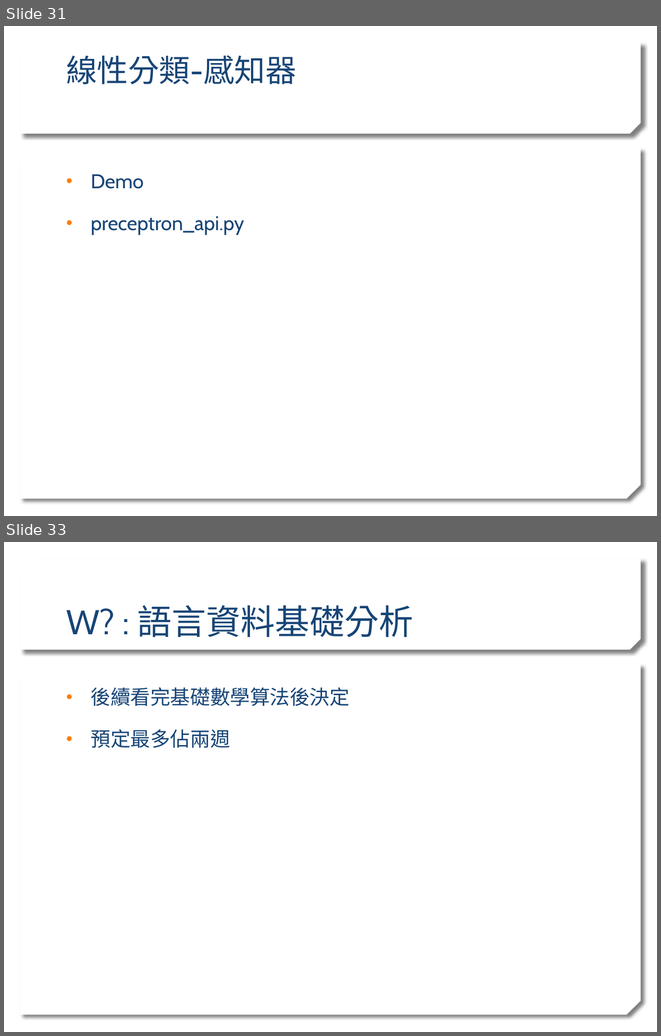
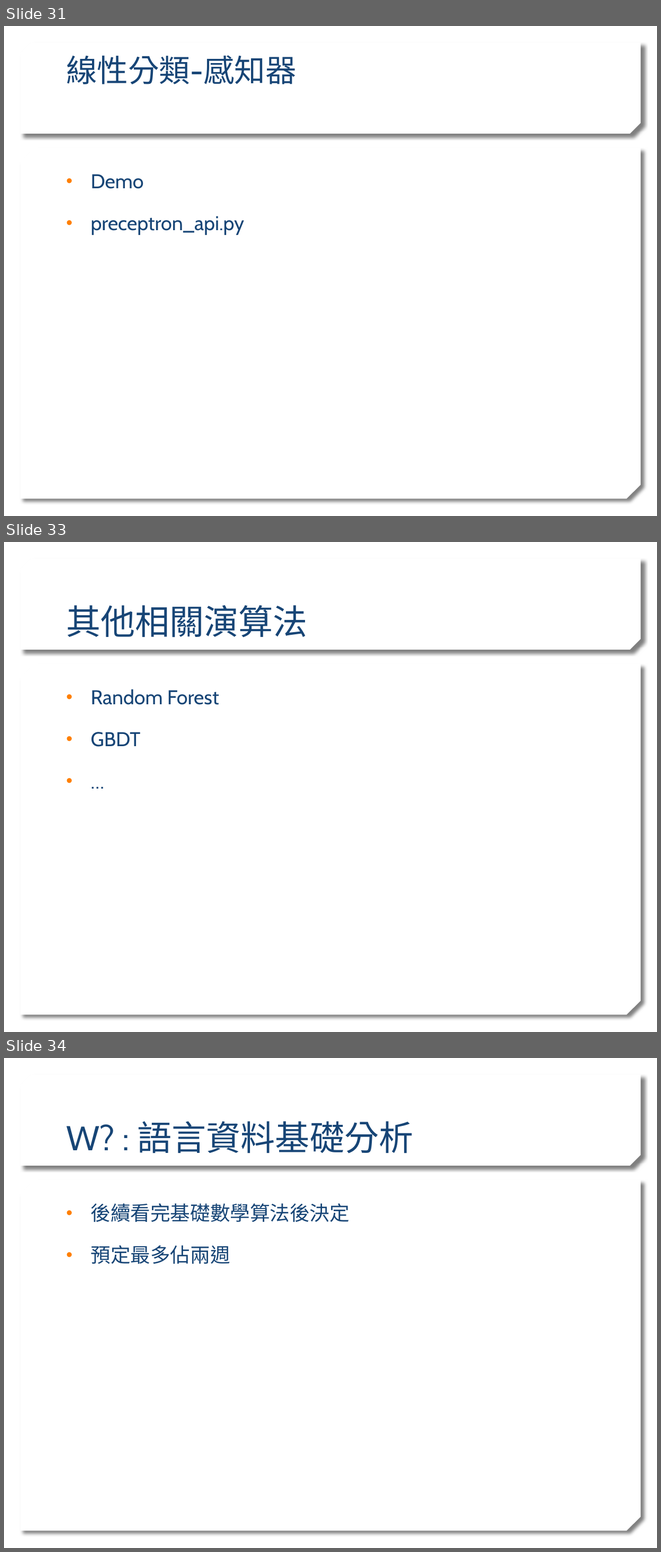
Before and after one commit to stereo720712/2020_Learn_practice_Machine_Learning, a slide deck: ml traing sean_detail.pptx. Shown one above the other, each under a label of ours: slides 31 and 33 before the commit, slides 31, 33 and 34 after it; the slides between them are not shown. The pictures are 661x1036 and 661x1552 pixels, drawn with LibreOffice and Linux fonts; fonts in the diff are those of the drawing; background and template pictures are left out. Boxes give left, top, right and bottom in pixels: in the first picture for what was removed or moved away, otherwise in the second. Text is boxed around its words. In the diff, an @@ line names an element or a change of style, - is before the commit and + after.

```diff
--- a/ml traing sean_detail.pptx
+++ b/ml traing sean_detail.pptx
@@ slide 33 added at [4,542,657,1032], background picture (left out); not listed: 2 template elements that a slide beside it also shows @@
@@ title added at [66,605,307,637], 38 pt, text #174576 @@
+其他相關演算法
@@ text added at [91,689,219,747], 22 pt, text #174576 @@
+• Random Forest
+• GBDT
+• …
@@ what was slide 33 is now slide 34 @@
```
Also in this commit, not shown: 2 slides changed, 1 other file.
